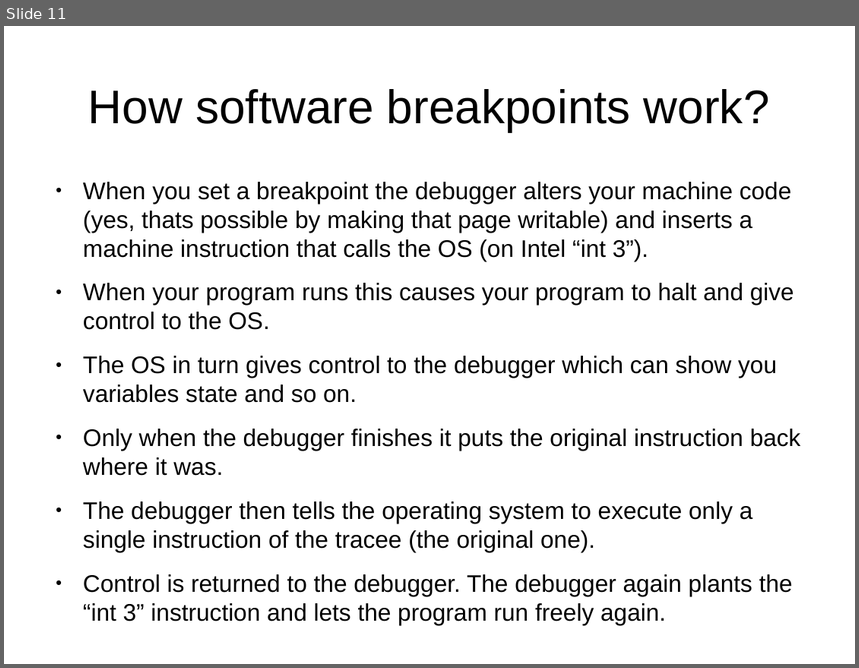
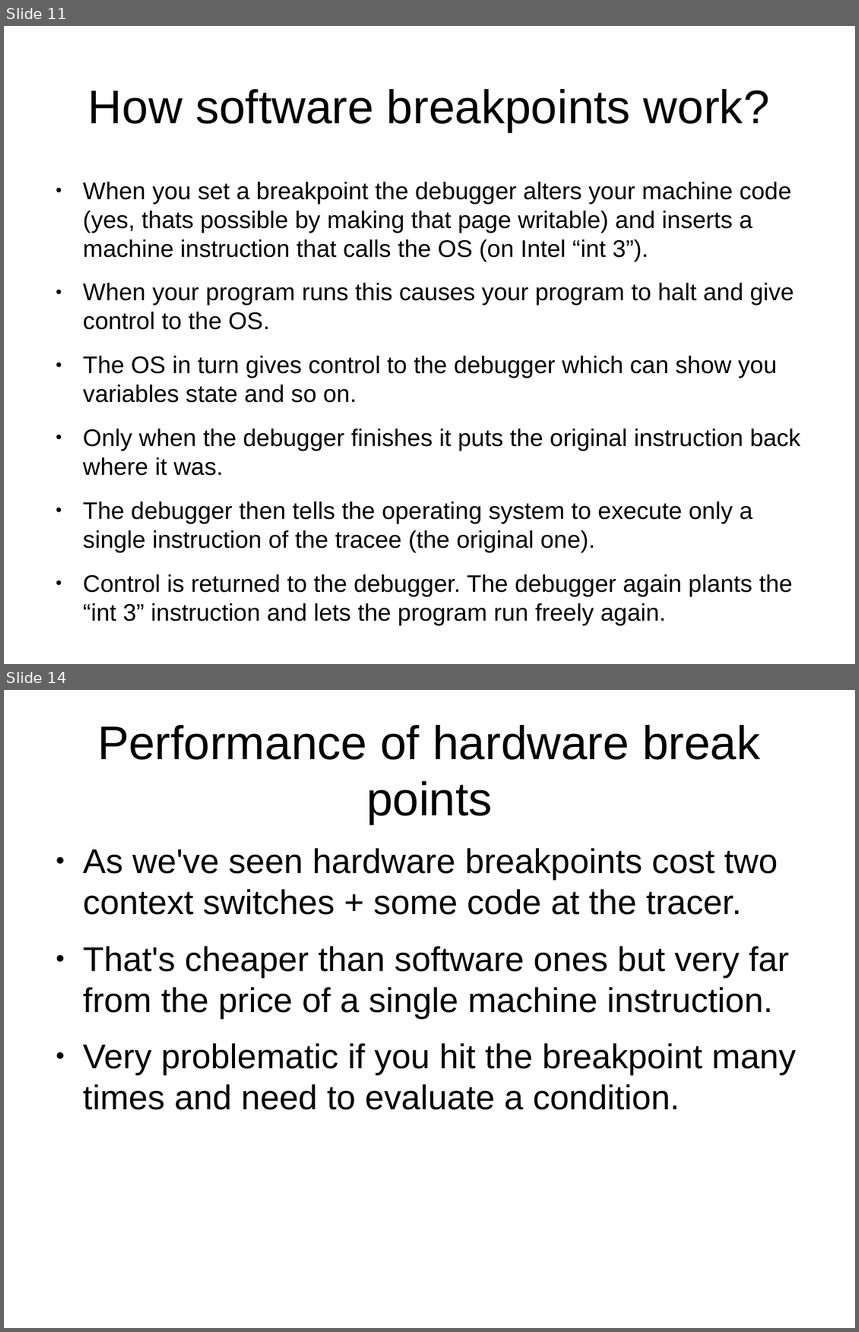
Before and after one commit to kalmuthu/slides, a slide deck: odp/linux/debugging.odp. Shown one above the other, each under a label of ours: slide 11 before the commit, slides 11 and 14 after it; the slides between them are not shown. The pictures are 859x668 and 859x1332 pixels, drawn with LibreOffice and Linux fonts; fonts in the diff are those of the drawing. Boxes give left, top, right and bottom in pixels: in the first picture for what was removed or moved away, otherwise in the second. Text is boxed around its words. In the diff, an @@ line names an element or a change of style, - is before the commit and + after.

Commit message:
many more debugging slides

```diff
--- a/odp/linux/debugging.odp
+++ b/odp/linux/debugging.odp
@@ slide 14 added at [4,690,855,1328], background #FFFFFF @@
@@ title added at [97,725,760,825], 44 pt, text #000000 @@
+Performance of hardware break points
@@ text added at [83,848,796,1110], 32 pt, text #000000 @@
+● As we've seen hardware breakpoints cost two context switches + some code at the tracer.
+● That's cheaper than software ones but very far from the price of a single machine instruction.
+● Very problematic if you hit the breakpoint many times and need to evaluate a condition.
```
Also in this commit, not shown: 3 slides changed, 5 other slides added.
